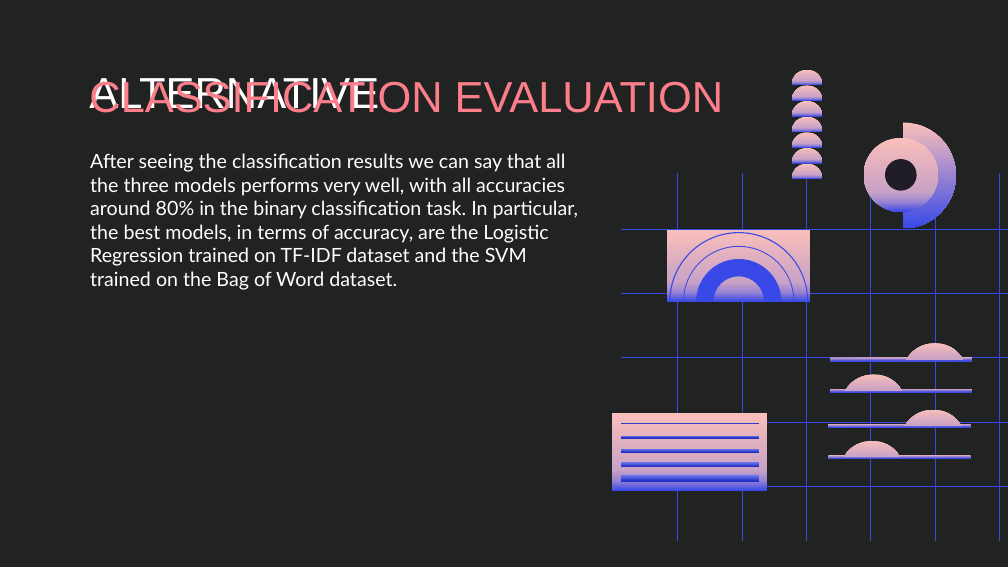
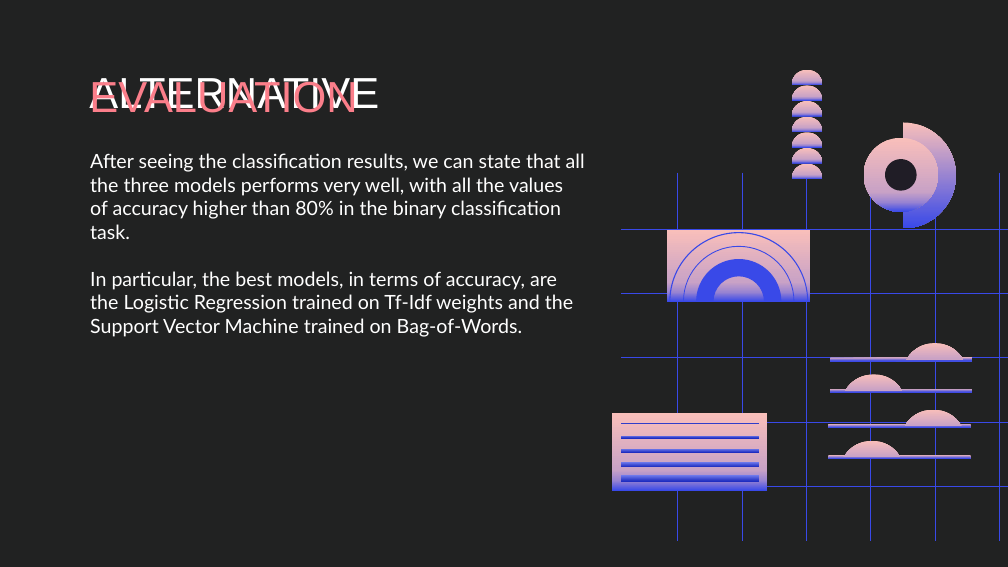
Before and after one commit to Blowdire/TextMiningProject, a slide deck: slide 15 of slideshow/TextMining-Slideshow.pptx (slide 16 before the commit). Drawn at 1008x567 pixels with LibreOffice and Linux fonts; fonts in the diff are those of the drawing. Boxes give left, top, right and bottom in pixels: in the first picture for what was removed or moved away, otherwise in the second. Text is boxed around its words. In the diff, an @@ line names an element or a change of style, - is before the commit and + after.

```diff
--- a/slideshow/TextMining-Slideshow.pptx
+++ b/slideshow/TextMining-Slideshow.pptx
@@ title at [89,78,357,113]: text changed @@
-CLASSIFICATION EVALUATION
+EVALUATION
@@ text at [90,153,585,337]: text changed @@
-After seeing the classification results we can say that all the three models performs very well, with all accuracies around 80% in the binary classification task. In particular, the best models, in terms of accuracy, are the Logistic Regression trained on TF-IDF dataset and the SVM trained on the Bag of Word dataset.
+After seeing the classification results, we can state that all the three models performs very well, with all the values of accuracy higher than 80% in the binary classification task.
+In particular, the best models, in terms of accuracy, are the Logistic Regression trained on Tf-Idf weights and the Support Vector Machine trained on Bag-of-Words.
```
Also in this commit, not shown: 24 other slides changed, 5 slides removed, 8 other files.
